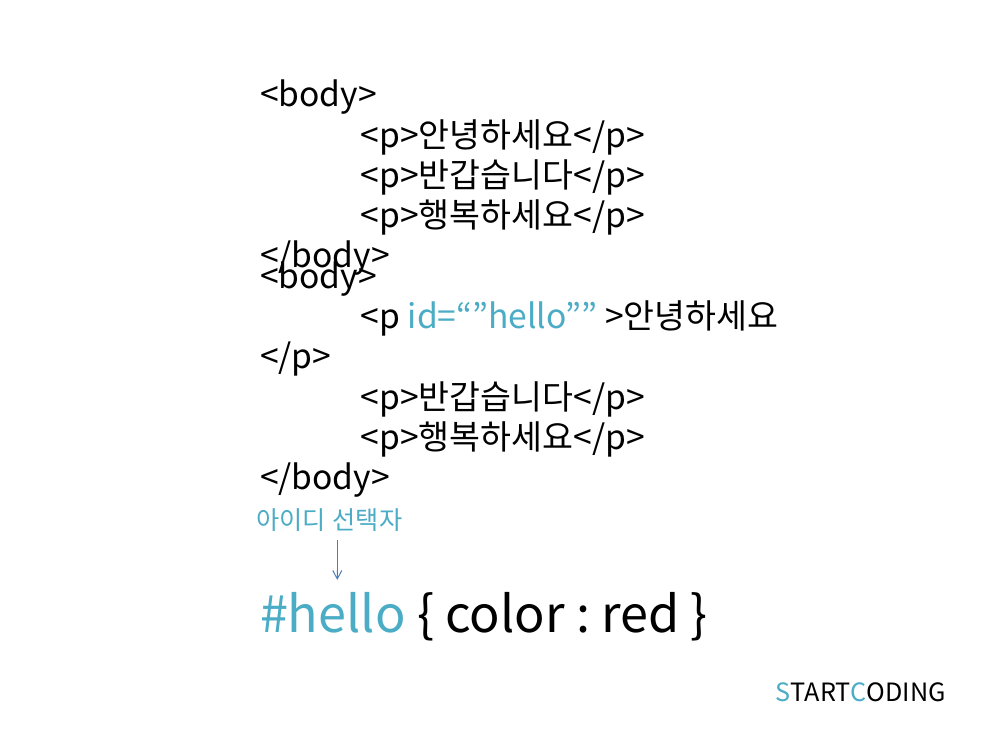
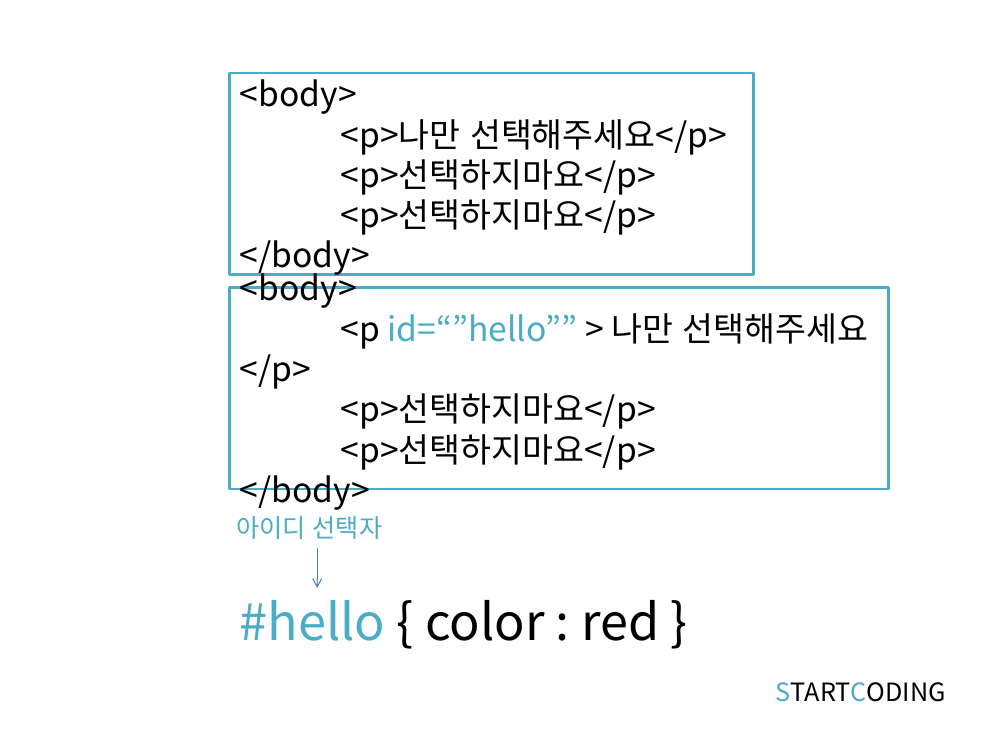
Before and after one commit to kwonkijun/web, a slide deck: slide 7 of 프론트엔드기초(PPT)/CSS3 2강_CSS 셀렉터.pptx. Drawn at 1008x756 pixels with LibreOffice and Linux fonts; fonts in the diff are those of the drawing. Boxes give left, top, right and bottom in pixels: in the first picture for what was removed or moved away, otherwise in the second. Text is boxed around its words. In the diff, an @@ line names an element or a change of style, - is before the commit and + after.

```diff
--- a/프론트엔드기초(PPT)/CSS3 2강_CSS 셀렉터.pptx
+++ b/프론트엔드기초(PPT)/CSS3 2강_CSS 셀렉터.pptx
@@ rectangle "<body>": place and size @@
-rectangle "<body>" at bbox=[260, 79, 645, 277]
+rectangle "<body>" at bbox=[230, 73, 754, 274]
@@ rectangle "<body>" at bbox=[230, 73, 754, 274]: fill none to #FFFFFF; outline none to #4BACC6 2 pt @@
@@ text in rectangle at bbox=[341, 119, 727, 235]: text changed @@
-<p>안녕하세요</p>
-<p>반갑습니다</p>
-<p>행복하세요</p>
+<p>나만 선택해주세요</p>
+<p>선택하지마요</p>
+<p>선택하지마요</p>
@@ rectangle "<body>" at bbox=[230, 287, 889, 489]: fill none to #FFFFFF; outline none to #4BACC6 2 pt @@
@@ rectangle "<body>": place and size @@
-rectangle "<body>" at bbox=[260, 253, 778, 497]
+rectangle "<body>" at bbox=[230, 287, 889, 489]
@@ text in rectangle at bbox=[240, 313, 869, 470]: text changed @@
-<p id=“”hello”” >안녕하세요</p>
-<p>반갑습니다</p>
-<p>행복하세요</p>
+<p id=“”hello”” > 나만 선택해주세요 </p>
+<p>선택하지마요</p>
+<p>선택하지마요</p>
@@ text "아이디 선택자": place and size @@
-text "아이디 선택자" at bbox=[256, 508, 403, 531]
+text "아이디 선택자" at bbox=[236, 516, 383, 539]
@@ text "#hello { color : red ...": place and size @@
-text "#hello { color : red ..." at bbox=[260, 592, 679, 633]
+text "#hello { color : red ..." at bbox=[240, 600, 659, 641]
@@ arrow moved from (338, 540) - (338, 580) to (318, 548) - (318, 588) @@
```
Also in this commit, not shown: 6 other slides changed, 13 other files.
